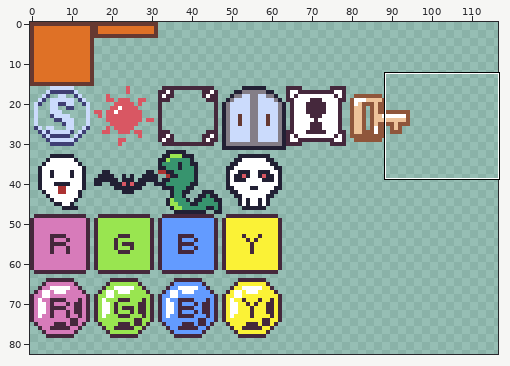
Sprite sheet: InstantDeath/assets/data/tileset.png. Above, an overview of the earlier version with the close-up marked.
Close-up. The starting point:
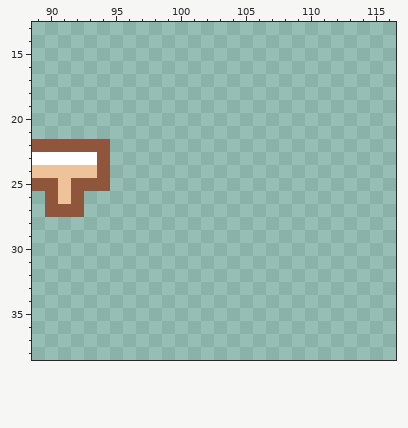
The file is 128x128 pixels. Shown: x 89..116, y 13..38. The wide view leaves out empty margins.
New version:
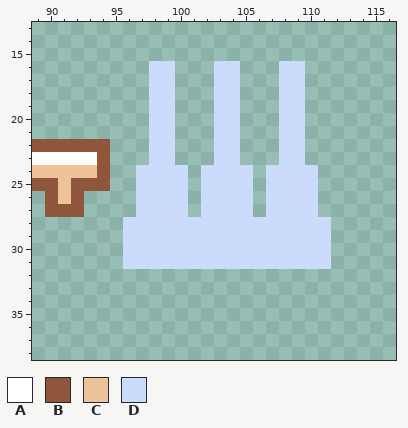
Palette (. is transparent): A #ffffff  B #8f563b  C #eec39a  D #cbdbfc
Changes in this commit:
There is now colour D in rows 16 to 23 at x 98 to 99, 103 to 104 and 108 to 109; in rows 24 to 27 at x 97 to 100, 102 to 105 and 107 to 110; in rows 28 to 31 at x 96 to 111.
Where, in picture pixels (left, top, right, bottom), the same in both close-ups:
added: (123, 61, 331, 269)
